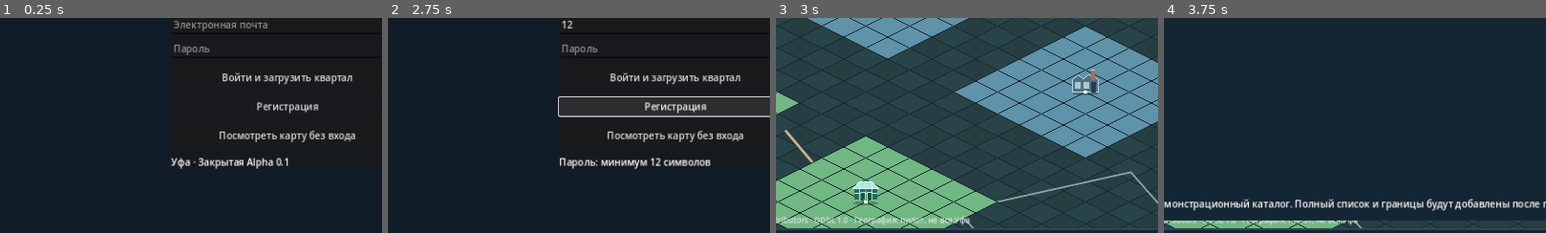
Above: before the commit, frames 1-4 (left to right).
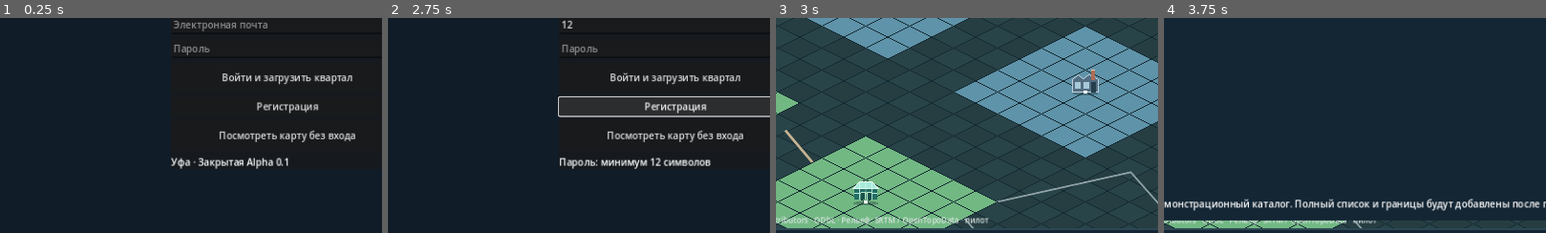
Above: after the commit, the same moments.

Repository: maillunex-lang/basheco
Game: Godot game, scene res://scenes/world.tscn
Two runs of this game, one before a commit and one after it. Both use one fixed random seed, a clock stepped at 60 frames per second and the inputs below.
Inputs (mouse positions are % of the whole screen's width and height, from its top left):
- Up to frame 1 (0.25 s): no input
- Up to frame 2 (2.75 s): click (50, 36) at 0.52 s; type "12" at 0.6 s; click (50, 42) at 0.75 s; type "12" at 0.83 s; click (50, 48) at 0.98 s; type "12" at 1.07 s; click "Войти и загрузить квартал" at 1.25 s; click "Регистрация" at 2 s
- Up to frame 3 (3 s): click "Посмотреть карту без входа" at 2.75 s
- Up to frame 4 (3.75 s): click "Карта" at 3.5 s
The pictures show only the part of the screen within x 12-62%, y 40-90%; the shares and areas given below are measured in that part.

Frames 1-2 are identical in both runs. In frame 3, 0.7% of the frame differs, in the area x 16-56%, y 92-97%; in frame 4, 0.3%.

Commit message:
docs(ui): attribute both OSM landcover and sourced SRTM terrain

Diff:
--- a/client/scripts/game_hud.gd
+++ b/client/scripts/game_hud.gd
@@ -43,7 +43,7 @@
     plus.pressed.connect(func(): world.zoom_at(get_viewport().get_visible_rect().size * 0.5, 1.2))
     row.add_child(plus)
     geo_credit = Label.new()
-    geo_credit.text = "© OpenStreetMap contributors · ODbL 1.0 · География: пилот, не вся Уфа"
+    geo_credit.text = "© OpenStreetMap contributors · ODbL · Рельеф: SRTM / OpenTopoData · пилот"
     geo_credit.add_theme_color_override("font_color", Color("#dbe6e2"))
     geo_credit.add_theme_font_size_override("font_size", 13)
     geo_credit.mouse_filter = Control.MOUSE_FILTER_IGNORE
@@ -82,4 +82,4 @@
     if geo_credit == null:
         return
     var place := "Михайловка" if location_id == "mikhailovka" else "Уфа"
-    geo_credit.text = "© OpenStreetMap contributors · ODbL 1.0 · " + place + " · фрагмент, не вся карта"
+    geo_credit.text = "© OpenStreetMap contributors · ODbL · SRTM / OpenTopoData · " + place + " (пилот)"
